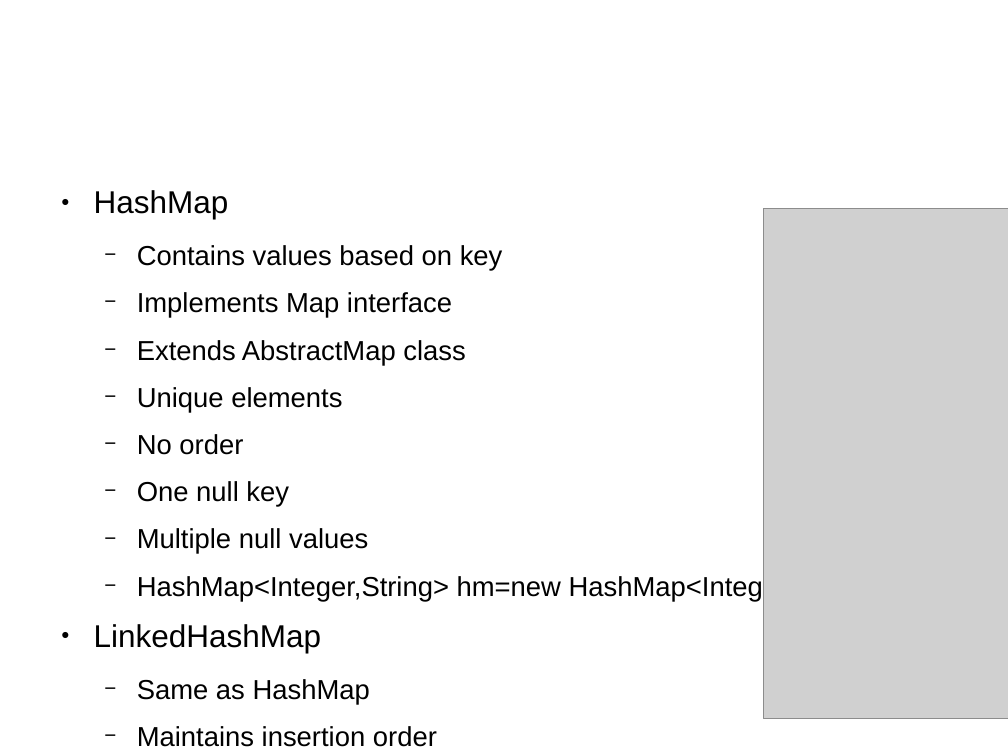
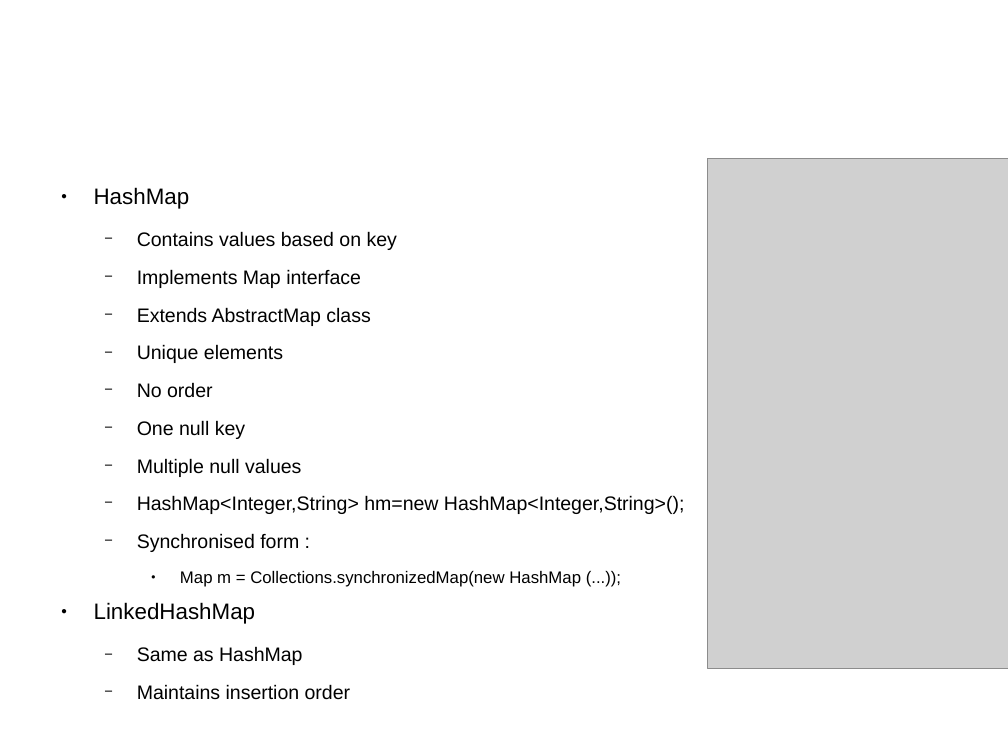
Before and after one commit to shikha-desai/Internship_PreWork, a slide deck: slide 42 of Java/Java_Notes.odp (slide 40 before the commit). Drawn at 1008x756 pixels with LibreOffice and Linux fonts; fonts in the diff are those of the drawing; grey boxes stand for pictures; background and template pictures are left out. Boxes give left, top, right and bottom in pixels: in the first picture for what was removed or moved away, otherwise in the second. Text is boxed around its words. In the diff, an @@ line names an element or a change of style, - is before the commit and + after.

Commit message:
Updated collections in java

```diff
--- a/Java/Java_Notes.odp
+++ b/Java/Java_Notes.odp
@@ picture resized from (x1=764, y1=209, x2=1008, y2=718) to (x1=708, y1=158, x2=1008, y2=668) @@
@@ text at (x1=94, y1=187, x2=684, y2=700): size 24.8 to 17.6 pt in "HashMap", "LinkedHashMap"; size 21.6 to 15.3 pt in "Contains values based on key", "Implements Map interface", "Extends AbstractMap class", "Unique elements" and 6 more places @@
@@ text at (x1=137, y1=533, x2=581, y2=587): paragraphs added @@
+  − Synchronised form :
+    ● Map m = Collections.synchronizedMap(new HashMap (...));
```
Also in this commit, not shown: 2 other slides changed, 12 slides added, 3 other files.
